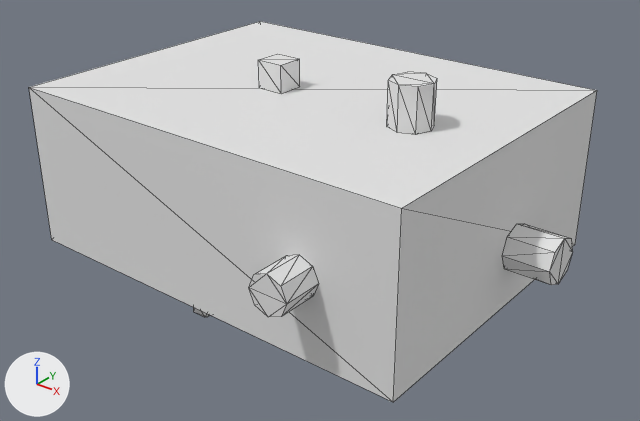
Renders of the glTF model public/Objects/object06_low.glb from each side of a commit.
One viewpoint serves both versions: a camera (50 mm lens) standing at (3.11, -3.81, 2.1) and looking at (0.14, -0.1, -0.2). The axes (+X, +Y, +Z) are drawn at lower left. The lights are the same throughout. The older version comes first. Mesh edges are drawn as thin lines. Vertices at exactly the same position are counted once.

In view in the first picture: 'object06_low'.
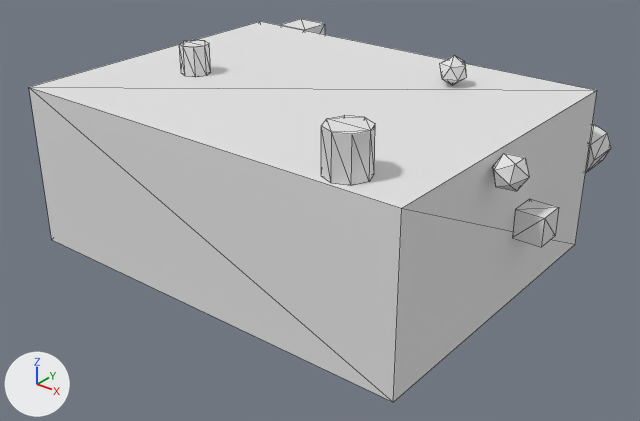
What the commit changed:
me_cube_057 is used by ob_object06_low; location (0.0, 0.0, 0.0).
me_cube_057 had 140 vertices, 236 faces and spanned x -1.3..1.57, y -1.23..1.09, z -0.77..0.75.
me_cube_057 now has 104 vertices, 172 faces and spans x -1.3..1.49, y -1.0..1.25, z -0.68..0.74.
me_cube_057 part 1: a new loose piece, an 8-sided cylinder along z spanning x -0.83..-0.65, y -0.29..-0.11, z 0.5..0.68, in mat_mat_object06_low (white #e5e5e5).
me_cube_057 part 2: a new loose piece, an icosphere of 20 faces spanning x 1.3..1.49, y -0.3..-0.14, z 0.34..0.51, in mat_mat_object06_low (white #e5e5e5).
me_cube_057 part 3: a new loose piece, an icosphere of 20 faces spanning x 0.52..0.68, y 0.49..0.64, z 0.5..0.68, in mat_mat_object06_low (white #e5e5e5).
me_cube_057 part 4: the loose piece of 16 vertices spanning x 0.66..0.91, y -0.28..-0.03, z 0.5..0.75 is turned -90 degrees about the x axis through its middle, then moved by (0.43, 1.28, -0.55).
me_cube_057 part 5: the loose piece of 8 vertices spanning x -0.24..-0.08, y -0.18..-0.01, z 0.5..0.67 is turned 90 degrees about the y axis through its middle, then moved by (1.54, 0.26, -0.58).
me_cube_057 part 6: the loose piece of 16 vertices spanning x 0.62..0.86, y -1.23..-1.0, z -0.14..0.09 is turned -90 degrees about the x axis through its middle and scaled by 1.04, then moved by (0.17, 0.25, 0.65).
me_cube_057 part 7: a new loose piece, a box spanning x -1.1..-0.87, y 1.0..1.23, z 0.28..0.51, in mat_mat_object06_low (white #e5e5e5).
me_cube_057 part 8: 7 loose pieces with 92 vertices, spanning x -0.43..1.57, y -0.91..1.09, z -0.77..-0.01, are deleted.
Other edits to the shape of me_cube_057 do not show in these pictures.

Boxes (x1, y1, x2, y2) around the edits, measured in the pictures (640 x 421 px; the box of a moved part takes in the faces that stretch with it):
'object06_low', reshaped: before (29, 21, 597, 402); after (29, 19, 611, 402)
part 1 of me_cube_057, added: after (179, 40, 211, 77)
part 2 of me_cube_057, added: after (492, 153, 529, 191)
part 3 of me_cube_057, added: after (440, 55, 467, 85)
part 4 of me_cube_057, moved or reshaped: before (387, 72, 437, 135); after (586, 124, 611, 172)
part 5 of me_cube_057, moved or reshaped: before (258, 54, 300, 94); after (512, 199, 559, 247)
part 6 of me_cube_057, moved or reshaped: before (249, 255, 319, 317); after (321, 115, 375, 186)
part 7 of me_cube_057, added: after (281, 19, 325, 34)
part 8 of me_cube_057, deleted (mostly hidden): before (193, 224, 572, 317)
